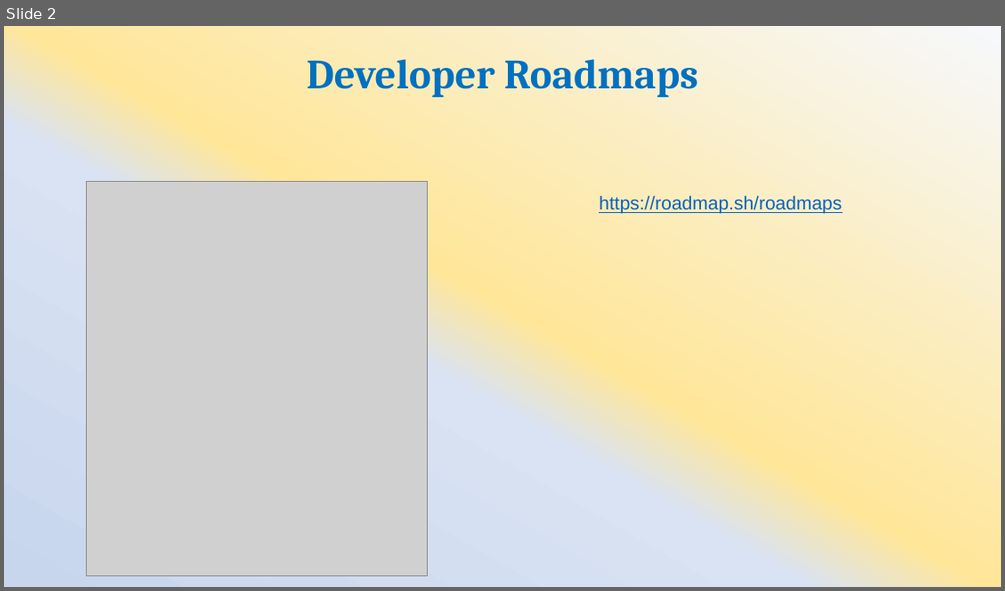
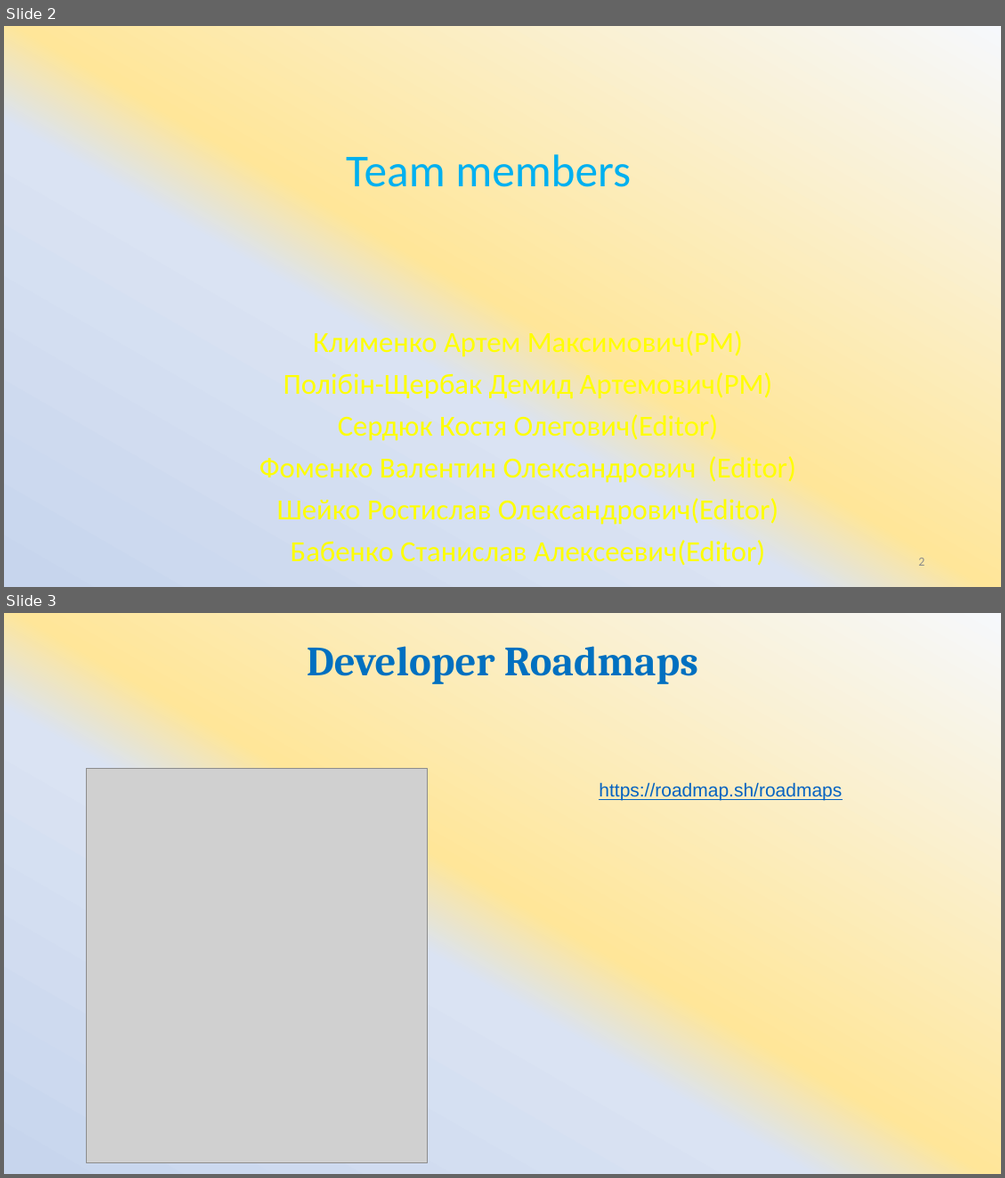
Before and after one commit to ArtemKlym/git_presentation, a slide deck: Git_1 part.pptx. Shown one above the other, each under a label of ours: slide 2 before the commit, slides 2 and 3 after it. The pictures are 1005x591 and 1005x1178 pixels, drawn with LibreOffice and Linux fonts; fonts in the diff are those of the drawing; grey boxes stand for pictures. Boxes give left, top, right and bottom in pixels: in the first picture for what was removed or moved away, otherwise in the second. Text is boxed around its words. In the diff, an @@ line names an element or a change of style, - is before the commit and + after.

Commit message:
Team members added
first slide Ram added

```diff
--- a/Git_1 part.pptx
+++ b/Git_1 part.pptx
@@ slide 2 added at <box>4,26,1001,587</box>, background gradient #F6F8FC to #FFE699 to #DAE3F3 to #C7D5ED @@
@@ title added at <box>346,154,631,187</box>, 44 pt, text #00B0F0 @@
+Team members
@@ text added at <box>259,330,796,565</box>, 28 pt, text #FFFF00 @@
+Клименко Артем Максимович(PM)
+Полібін-Щербак Демид Артемович(PM)
+Cердюк Костя Олегович(Editor)
+Фоменко Валентин Олександрович (Editor)
+Шейко Ростислав Олександрович(Editor)
+Бабенко Станислав Алексеевич(Editor)
@@ page number added at <box>918,557,924,565</box>, 12 pt, text #8C8C8C @@
+2
@@ what was slide 2 is now slide 3 @@
```
Also in this commit, not shown: 3 slides changed.
